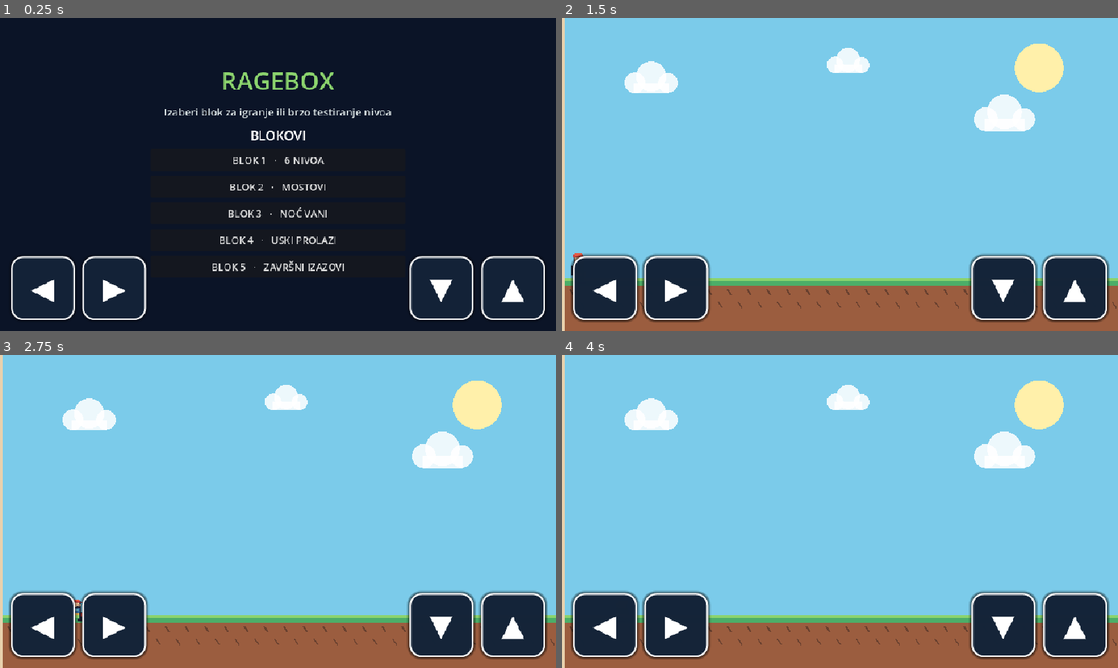
Above: before the commit, frames 1-4 (two rows, left to right).
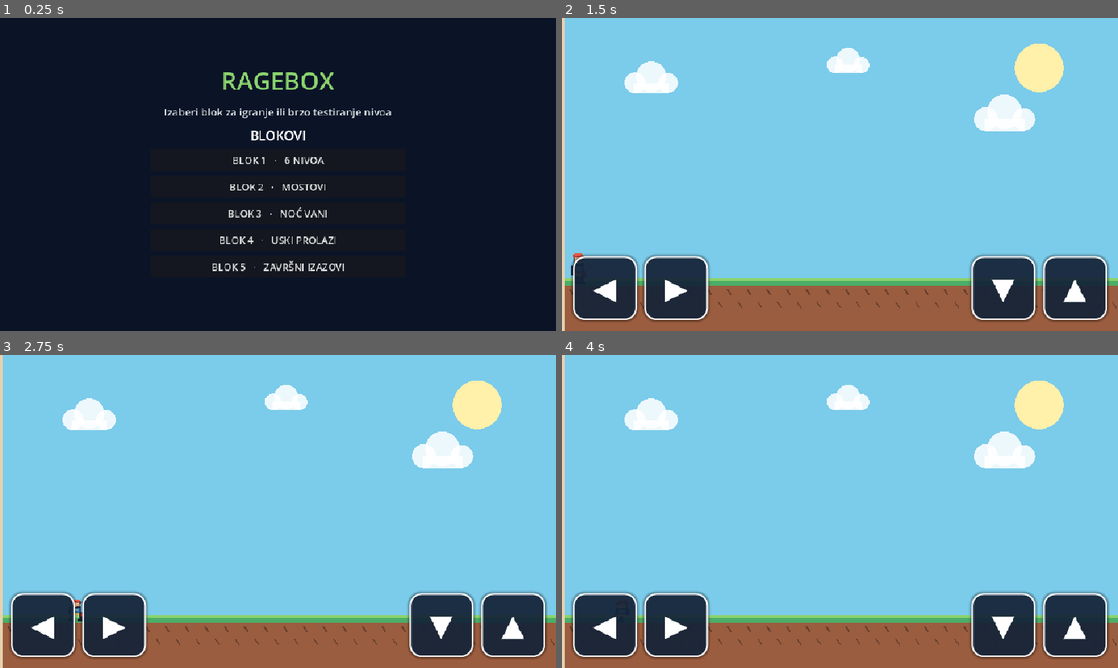
Above: after the commit, the same moments.

Repository: eldinhamzic/ragebox
Game: Godot game, scene res://scenes/Main.tscn
Same seed, same stepped clock (60 frames per second), same inputs: the game is played once before the commit and once after it.
Inputs (mouse positions are in pixels of both pictures, inside the frame that each line leads up to):
- Up to frame 1 (0.25 s): no input
- Up to frame 2 (1.5 s): click "BLOK 1 · 6 NIVOA" at 0.5 s; click "▶ IGRAJ BLOK 1 OD POČETKA" at 1.25 s
- Up to frame 3 (2.75 s): tap Enter at 2 s; move the mouse to (400, 495) at 2.02 s; hold D (move_right) from 2.03 s (still down); hold S (crouch) from 2.03 s (still down); click (400, 495) at 2.17 s; tap Space (jump) at 2.27 s
- Up to frame 4 (4 s): release D (move_right) at 2.75 s; release S (crouch) at 2.75 s; drag from (728, 527) to (812, 574) at 2.77 s; tap Space (jump) at 3.5 s; move the mouse to (895, 442) at 3.52 s; hold A (move_left) from 3.53 s (still down); hold S (crouch) from 3.53 s (still down)

The runs differ from the first frame. In frame 1, 1.8% of the frame differs, in the area x 2-98%, y 76-97%; in frame 2, 0.9%; in frame 3, 0.9%; in frame 4, 0.9%.

Commit message:
fix: remove global touch overlay after moving controls into player scene

Diff:
--- a/games/troll-run/project.godot
+++ b/games/troll-run/project.godot
@@ -18,7 +18,6 @@
 
 GameState="*res://scripts/game_state.gd"
 DevLevelNav="*res://scripts/dev_level_nav.gd"
-MobileControls="*res://scripts/mobile_controls.gd"
 
 [display]
 
